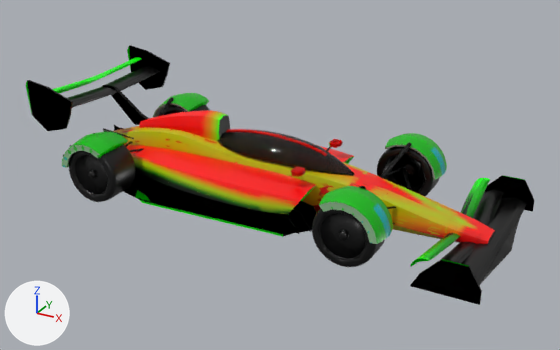
One commit to the glTF model assets/vehicles/peregrine/peregrine.glb: the scene before it, then after it.
The view is the same before and after, from a camera (50 mm lens) standing at (4.2, -7.04, 3.87) and looking at (0.36, -0.06, 0.37). Lighting does not change. The marker at lower left points along +X, +Y and +Z. The older version comes first. Where no turn or scale is listed for an object, it has been applied to the vertices. Vertices at exactly the same position are counted once.
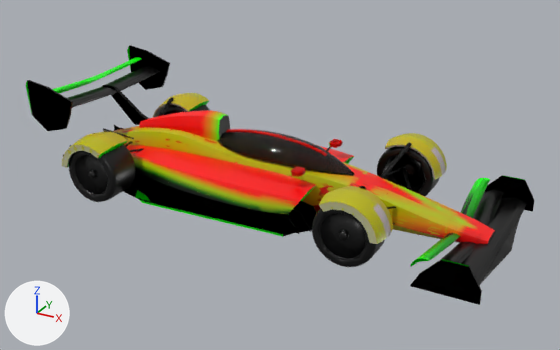
Pixel boxes (x1, y1, x2, y2) of what changed, in the pictures (560 x 350 px):
part 1 of me_mesh_0, recoloured: (69, 93, 447, 244) in both
part 2 of me_mesh_0, recoloured: (65, 148, 446, 243) in both
part 3 of me_mesh_6, recoloured: (62, 94, 442, 241) in both
part 4 of me_mesh_12, recoloured: (62, 101, 435, 244) in both
part 5 of me_mesh_12, recoloured: (67, 103, 435, 179) in both

The edits, one by one:
me_mesh_0 has 15155 vertices, 30062 faces and spans x 0.0..5.45, y -2.16..0.0, z 0.39..1.63.
me_mesh_0 is used by ob_mesh_0; location (-2.5, 1.08, -0.34).
me_mesh_0 part 1: 4184 faces centred in x 0.53..4.46, y -2.16..0.0, z 0.72..1.1 are repainted in the vertex colours; the middle colour goes from green #00b900 to yellow #beb900.
me_mesh_0 part 2: 392 faces centred in x 0.54..4.47, y -2.16..0.0, z 0.72..1.0 are repainted in the vertex colours; the middle colour goes from cyan #00b2b9 to grey #beb2b9.
me_mesh_6 has 3711 vertices, 7174 faces and spans x 0.0..5.44, y -2.16..0.0, z 0.39..1.63.
me_mesh_6 is used by ob_mesh_6; location (-2.5, 1.08, -0.34).
me_mesh_6 part 3: 960 faces centred in x 0.54..4.46, y -2.16..0.0, z 0.73..1.1 are repainted in the vertex colours; the middle colour goes from green #3fb945 to yellow #beb945.
me_mesh_12 has 941 vertices, 1790 faces and spans x 0.0..5.43, y -2.16..0.0, z 0.39..1.63.
me_mesh_12 is used by ob_mesh_12; location (-2.5, 1.08, -0.34).
me_mesh_12 part 4: 264 faces centred in x 0.55..4.45, y -2.16..0.0, z 0.76..1.09 are repainted in the vertex colours; the middle colour goes from greyish green #8fb98f to beige #beb98f.
me_mesh_12 part 5: 72 faces centred in x 0.61..4.4, y -2.15..-0.01, z 0.75..1.04 are repainted in the vertex colours; the middle colour goes from greyish green #8fbe8f to yellow #b9be8f.
